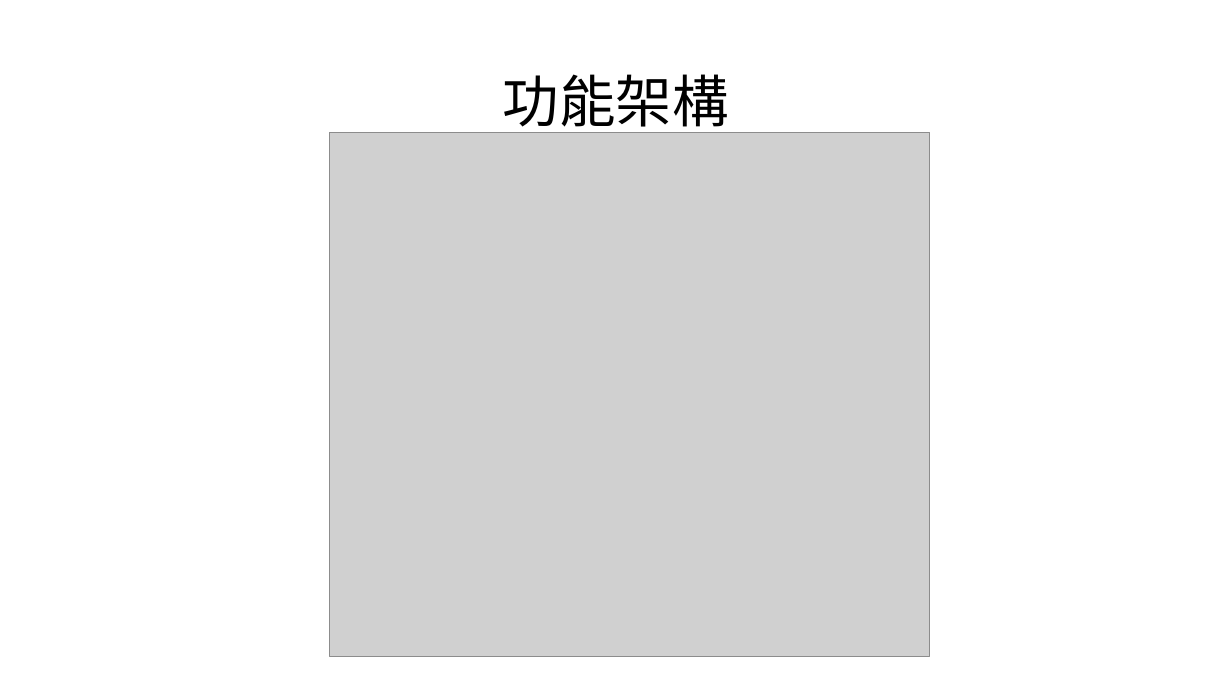
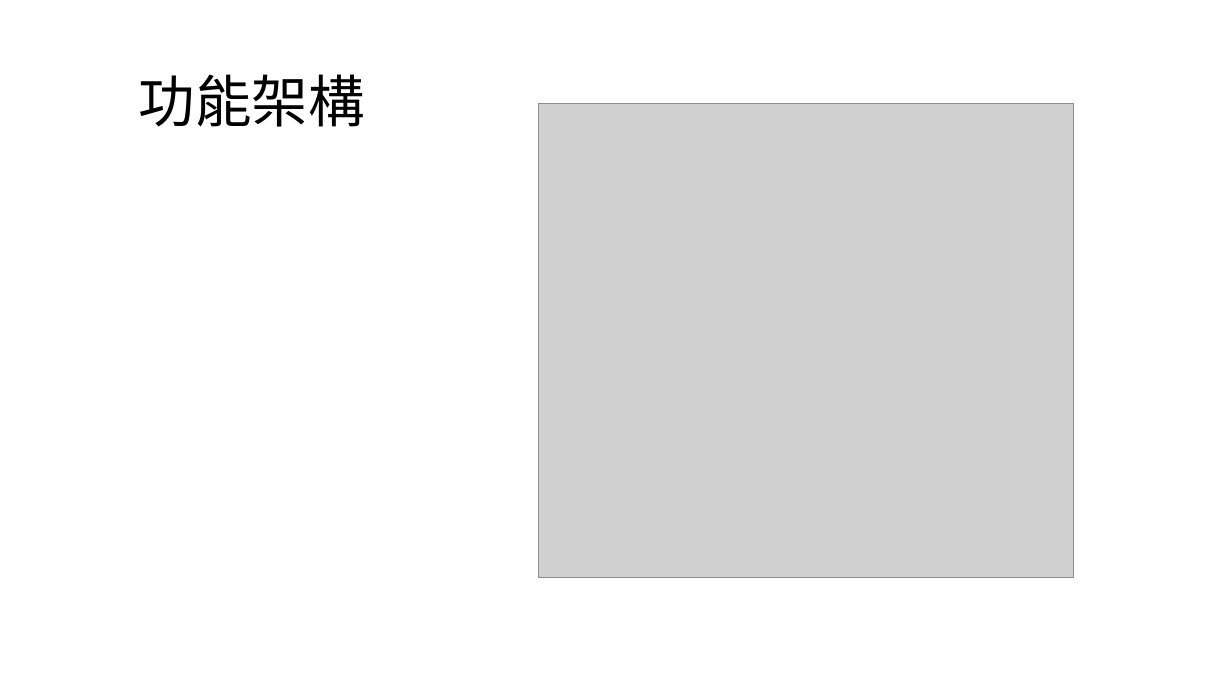
Before and after one commit to kewen0604/107_SE_Team2, a slide deck: slide 13 of 軟體工程期末專題報告.pptx. Drawn at 1232x693 pixels with LibreOffice and Linux fonts; fonts in the diff are those of the drawing; grey boxes stand for pictures. Boxes give left, top, right and bottom in pixels: in the first picture for what was removed or moved away, otherwise in the second. Text is boxed around its words. In the diff, an @@ line names an element or a change of style, - is before the commit and + after.

```diff
--- a/軟體工程期末專題報告.pptx
+++ b/軟體工程期末專題報告.pptx
@@ title "功能架構" rewrapped from (503, 74, 729, 137) to (139, 74, 365, 127) @@
@@ picture added at (539, 104, 1074, 577) @@
@@ picture removed at (330, 132, 931, 656) @@
```
Also in this commit, not shown: 3 other slides changed.
